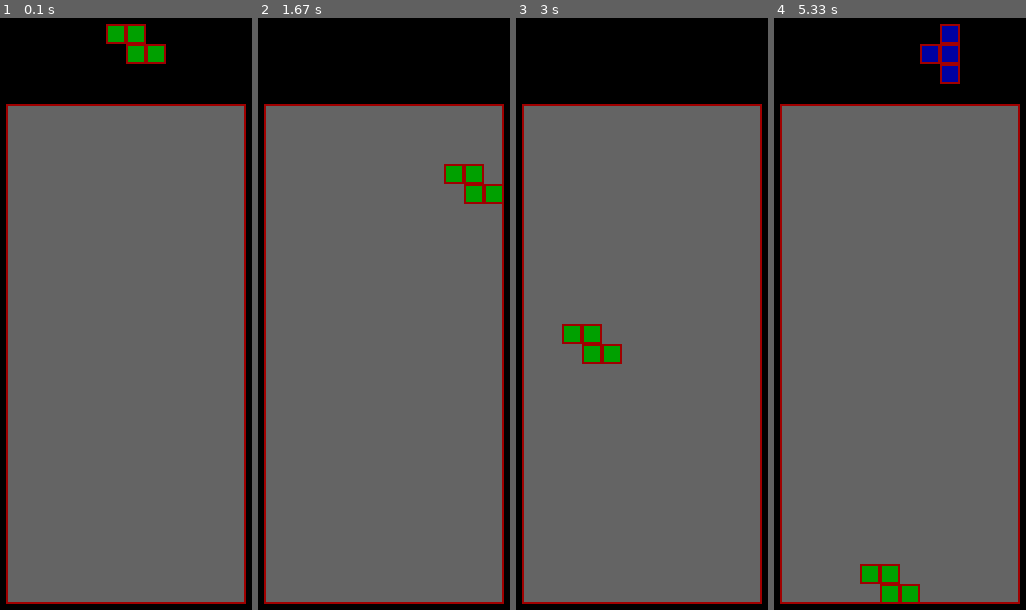
Above: before the commit, frames 1-4 (left to right).
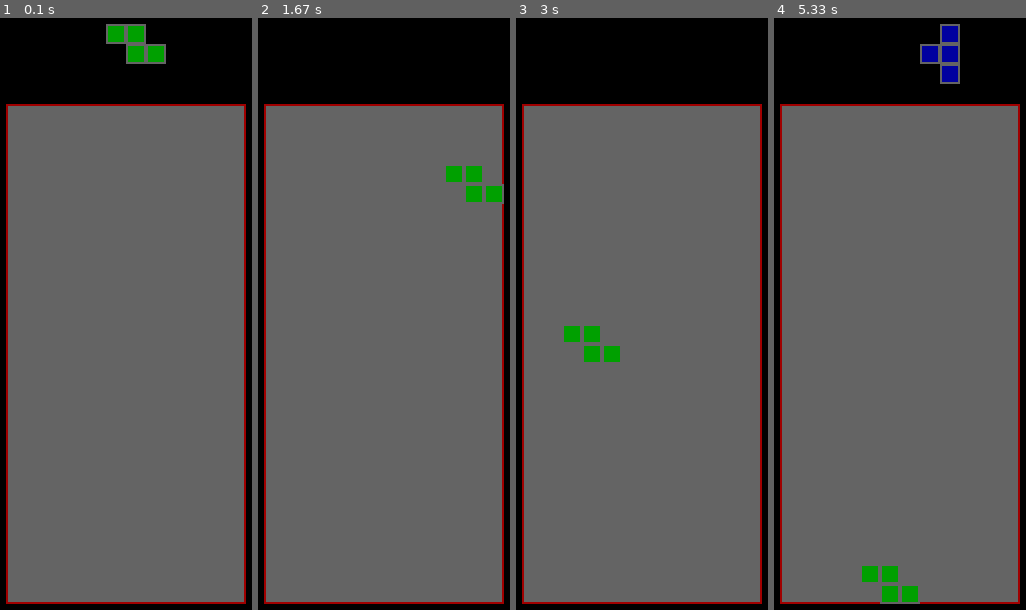
Above: after the commit, the same moments.

Repository: minskeyguo/mylib
Game: pygame game, started from python-edu/tetris/04-tetris.py
Two runs of this game, one before a commit and one after it. Both use one fixed random seed, a clock stepped at 60 frames per second and the inputs below.
Inputs:
- Up to frame 1 (0.1 s): no input
- Up to frame 2 (1.67 s): hold Right 0.33-0.8 s; hold Up 0.83-1.13 s; hold Right 1.17-1.63 s
- Up to frame 3 (3 s): hold Left 1.67-2.2 s; hold Down 2.23-2.53 s; hold Left 2.57-2.97 s
- Up to frame 4 (5.33 s): hold Right 3.4-4.03 s; hold Down 4.07-4.43 s; hold Left 4.47-4.93 s; hold Right from 4.97 s (still down)

The runs differ from the first frame. In frame 1, 0.4% of the frame differs, in the area x 42-66%, y 1-8%; in frame 2, 0.4%; in frame 3, 0.4%; in frame 4, 0.8%, in the area x 34-74%, y 1-99%.

Commit message:
add tile map
Signed-off-by: minskeyguo <minskey.guo@outlook.com>

Diff:
--- a/python-edu/tetris/04-tetris.py
+++ b/python-edu/tetris/04-tetris.py
@@ -83,7 +83,7 @@
     x_pix = X_MARGIN +  BOX_SIZE * colume
     y_pix = Y_MARGIN + BOX_SIZE * row
     pygame.draw.rect(surf, COLORS[color], (x_pix, y_pix, size, size))
-    pygame.draw.rect(surf, RED, (x_pix, y_pix, size, size), 2)
+    pygame.draw.rect(surf, GRAY, (x_pix, y_pix, size, size), 2)
 
 # define board as boxes of h rows X w colume
 def init_board(w, h):
--- /dev/null
+++ b/python-edu/tilemap/00-tilemap.py
@@ -0,0 +1,41 @@
+#!/usr/bin/python3
+
+
+import pygame
+from pygame.locals import *
+
+
+BLACK = (0, 0, 0)
+BROWN = (153, 76, 0)
+GREEN = (0, 255,0)
+BLUE = (0, 0, 255)
+
+DIRT = 0
+GRASS = 1
+WATER = 2
+GOLD = 3
+
+colors = { DIRT:BROWN, GRASS:GREEN, WATER:BLUE, GOLD:BLACK }
+
+tilemap = [ [GRASS, GOLD, DIRT], [WATER, GRASS, WATER],
+            [GOLD, GRASS, WATER], [DIRT, GRASS, GOLD],
+            [GRASS, WATER, DIRT] ]
+
+TILESIZE = 40
+MAP_WIDTH=3
+MAP_HEIGHT=5
+
+pygame.init()
+screen = pygame.display.set_mode((MAP_WIDTH * TILESIZE, MAP_HEIGHT * TILESIZE))
+
+while True:
+    for event in pygame.event.get():
+        if event.type == QUIT:
+            pygame.quit()
+            sys.exit()
+
+    for row in range(MAP_HEIGHT):
+        for col in range(MAP_WIDTH):
+            pygame.draw.rect(screen, colors[tilemap[row][col]], (TILESIZE * col, TILESIZE * row, TILESIZE, TILESIZE))
+
+    pygame.display.update()
--- /dev/null
+++ b/python-edu/tilemap/01-tilemap.py
@@ -0,0 +1,50 @@
+#!/usr/bin/python3
+
+
+import pygame
+from pygame.locals import *
+
+
+BLACK = (0, 0, 0)
+BROWN = (153, 76, 0)
+GREEN = (0, 255,0)
+BLUE = (0, 0, 255)
+
+DIRT = 0
+GRASS = 1
+WATER = 2
+GOLD = 3
+
+colors = { DIRT:BROWN, GRASS:GREEN, WATER:BLUE, GOLD:BLACK }
+
+tilemap = [ [GRASS, GOLD, DIRT], [WATER, GRASS, WATER],
+            [GOLD, GRASS, WATER], [DIRT, GRASS, GOLD],
+            [GRASS, WATER, DIRT] ]
+
+TILESIZE = 40
+MAP_WIDTH=3
+MAP_HEIGHT=5
+
+pygame.init()
+screen = pygame.display.set_mode((MAP_WIDTH * TILESIZE, MAP_HEIGHT * TILESIZE))
+
+textures = {
+        DIRT:pygame.image.load('images/dirt.png').convert(),
+        GRASS:pygame.image.load('images/grass.png').convert(),
+        WATER:pygame.image.load('images/brick.png').convert(),
+        GOLD:pygame.image.load('images/gold.png').convert(),
+        }
+
+
+while True:
+    for event in pygame.event.get():
+        if event.type == QUIT:
+            pygame.quit()
+            sys.exit()
+
+    for row in range(MAP_HEIGHT):
+        for col in range(MAP_WIDTH):
+            # pygame.draw.rect(screen, colors[tilemap[row][col]], (TILESIZE * col, TILESIZE * row, TILESIZE, TILESIZE))
+            screen.blit(textures[tilemap[row][col]], (TILESIZE * col, TILESIZE * row, TILESIZE, TILESIZE))
+
+    pygame.display.update()
--- /dev/null
+++ b/python-edu/tilemap/02-tilemap.py
@@ -0,0 +1,54 @@
+#!/usr/bin/python3
+
+
+import pygame
+import random
+import sys
+from pygame.locals import *
+
+
+BLACK = (0, 0, 0)
+BROWN = (153, 76, 0)
+GREEN = (0, 255,0)
+BLUE = (0, 0, 255)
+
+DIRT = 0
+GRASS = 1
+WATER = 2
+GOLD = 3
+
+resources = [ DIRT, GRASS, WATER, GOLD ]
+colors = { DIRT:BROWN, GRASS:GREEN, WATER:BLUE, GOLD:BLACK }
+
+TILESIZE = 40
+MAP_WIDTH=30
+MAP_HEIGHT=30
+
+pygame.init()
+screen = pygame.display.set_mode((MAP_WIDTH * TILESIZE, MAP_HEIGHT * TILESIZE))
+
+# tilemap = [ [GRASS, GOLD, DIRT], [WATER, GRASS, WATER], [GOLD, GRASS, WATER], [DIRT, GRASS, GOLD], [GRASS, WATER, DIRT] ]
+# tilemap = [ [ GRASS for w in range(MAP_WIDTH)] for h in range(MAP_HEIGHT) ]
+tilemap = [ [ random.choice(resources) for w in range(MAP_WIDTH)] for h in range(MAP_HEIGHT) ]
+
+
+textures = {
+        DIRT:pygame.image.load('images/dirt.png').convert(),
+        GRASS:pygame.image.load('images/grass.png').convert(),
+        WATER:pygame.image.load('images/brick.png').convert(),
+        GOLD:pygame.image.load('images/gold.png').convert(),
+        }
+
+
+while True:
+    for event in pygame.event.get():
+        if event.type == QUIT:
+            pygame.quit()
+            sys.exit()
+
+    for row in range(MAP_HEIGHT):
+        for col in range(MAP_WIDTH):
+            # pygame.draw.rect(screen, colors[tilemap[row][col]], (TILESIZE * col, TILESIZE * row, TILESIZE, TILESIZE))
+            screen.blit(textures[tilemap[row][col]], (TILESIZE * col, TILESIZE * row, TILESIZE, TILESIZE))
+
+    pygame.display.update()
--- /dev/null
+++ b/python-edu/tilemap/03-tilemap.py
@@ -0,0 +1,62 @@
+#!/usr/bin/python3
+
+
+import pygame
+import random
+import sys
+from pygame.locals import *
+
+
+BLACK = (0, 0, 0)
+BROWN = (153, 76, 0)
+GREEN = (0, 255,0)
+BLUE = (0, 0, 255)
+
+DIRT = 0
+GRASS = 1
+WATER = 2
+GOLD = 3
+
+resources = [ DIRT, GRASS, WATER, GOLD ]
+colors = { DIRT:BROWN, GRASS:GREEN, WATER:BLUE, GOLD:BLACK }
+
+TILESIZE = 40
+MAP_WIDTH=30
+MAP_HEIGHT=30
+
+pygame.init()
+screen = pygame.display.set_mode((MAP_WIDTH * TILESIZE, MAP_HEIGHT * TILESIZE))
+
+tilemap = [ [ random.choice(resources) for w in range(MAP_WIDTH)] for h in range(MAP_HEIGHT) ]
+for w in range(MAP_WIDTH):
+    for h in range(MAP_HEIGHT):
+        i = random.randint(0, 15)
+        if i == 0:
+            tilemap[w][h] = GOLD
+        elif i == 1 or i == 2:
+            tilemap[w][h] = WATER
+        elif i <=7:
+            tilemap[w][h] = GRASS
+        else:
+            tilemap[w][h] = DIRT
+
+textures = {
+        DIRT:pygame.image.load('images/dirt.png').convert(),
+        GRASS:pygame.image.load('images/grass.png').convert(),
+        WATER:pygame.image.load('images/brick.png').convert(),
+        GOLD:pygame.image.load('images/gold.png').convert(),
+        }
+
+
+while True:
+    for event in pygame.event.get():
+        if event.type == QUIT:
+            pygame.quit()
+            sys.exit()
+
+    for row in range(MAP_HEIGHT):
+        for col in range(MAP_WIDTH):
+            # pygame.draw.rect(screen, colors[tilemap[row][col]], (TILESIZE * col, TILESIZE * row, TILESIZE, TILESIZE))
+            screen.blit(textures[tilemap[row][col]], (TILESIZE * col, TILESIZE * row, TILESIZE, TILESIZE))
+
+    pygame.display.update()
--- /dev/null
+++ b/python-edu/tilemap/04-tilemap.py
@@ -0,0 +1,62 @@
+#!/usr/bin/python3
+
+
+import pygame
+import random
+import sys
+from pygame.locals import *
+
+
+BLACK = (0, 0, 0)
+BROWN = (153, 76, 0)
+GREEN = (0, 255,0)
+BLUE = (0, 0, 255)
+
+DIRT = 0
+GRASS = 1
+WATER = 2
+GOLD = 3
+
+resources = [ DIRT, GRASS, WATER, GOLD ]
+colors = { DIRT:BROWN, GRASS:GREEN, WATER:BLUE, GOLD:BLACK }
+
+TILESIZE = 40
+MAP_WIDTH=30
+MAP_HEIGHT=30
+
+pygame.init()
+screen = pygame.display.set_mode((MAP_WIDTH * TILESIZE, MAP_HEIGHT * TILESIZE))
+
+tilemap = [ [ random.choice(resources) for w in range(MAP_WIDTH)] for h in range(MAP_HEIGHT) ]
+for w in range(MAP_WIDTH):
+    for h in range(MAP_HEIGHT):
+        i = random.randint(0, 15)
+        if i == 0:
+            tilemap[w][h] = GOLD
+        elif i == 1 or i == 2:
+            tilemap[w][h] = WATER
+        elif i <=7:
+            tilemap[w][h] = GRASS
+        else:
+            tilemap[w][h] = DIRT
+
+textures = {
+        DIRT:pygame.image.load('images/dirt.png').convert(),
+        GRASS:pygame.image.load('images/grass.png').convert(),
+        WATER:pygame.image.load('images/brick.png').convert(),
+        GOLD:pygame.image.load('images/gold.png').convert(),
+        }
+
+
+while True:
+    for event in pygame.event.get():
+        if event.type == QUIT:
+            pygame.quit()
+            sys.exit()
+
+    for row in range(MAP_HEIGHT):
+        for col in range(MAP_WIDTH):
+            # pygame.draw.rect(screen, colors[tilemap[row][col]], (TILESIZE * col, TILESIZE * row, TILESIZE, TILESIZE))
+            screen.blit(textures[tilemap[row][col]], (TILESIZE * col, TILESIZE * row, TILESIZE, TILESIZE))
+
+    pygame.display.update()
Binary file added: python-edu/tilemap/images/brick.png
Binary file added: python-edu/tilemap/images/dirt.png
Binary file added: python-edu/tilemap/images/gold.png
Binary file added: python-edu/tilemap/images/grass.png
Binary file added: python-edu/tilemap/images/texture.png
